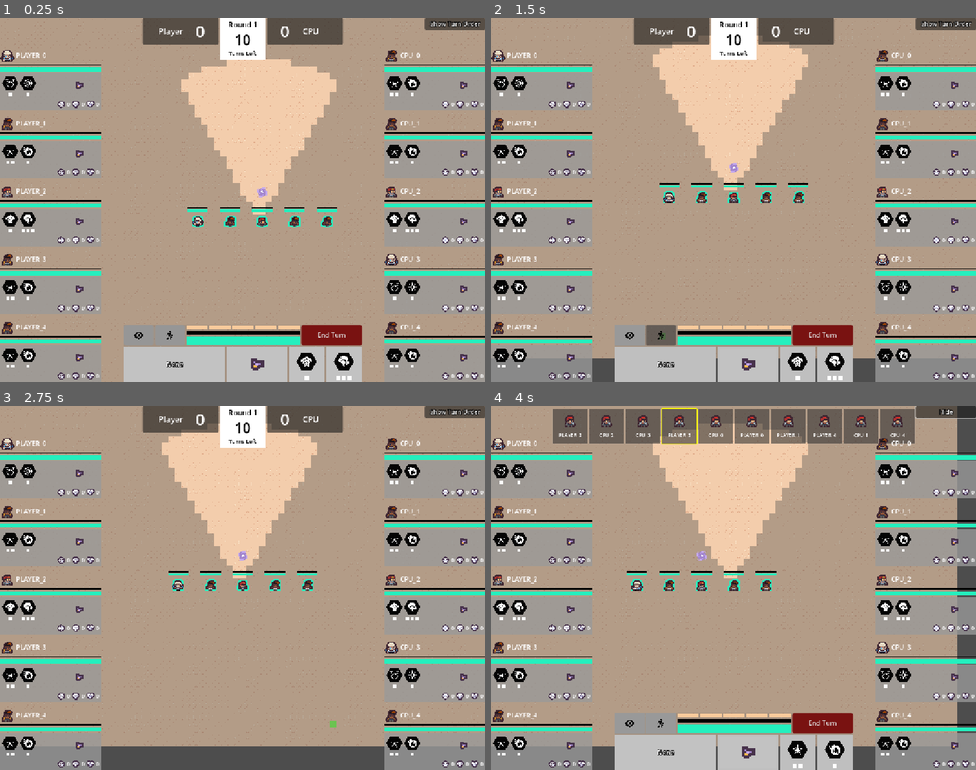
Above: before the commit, frames 1-4 (two rows, left to right).
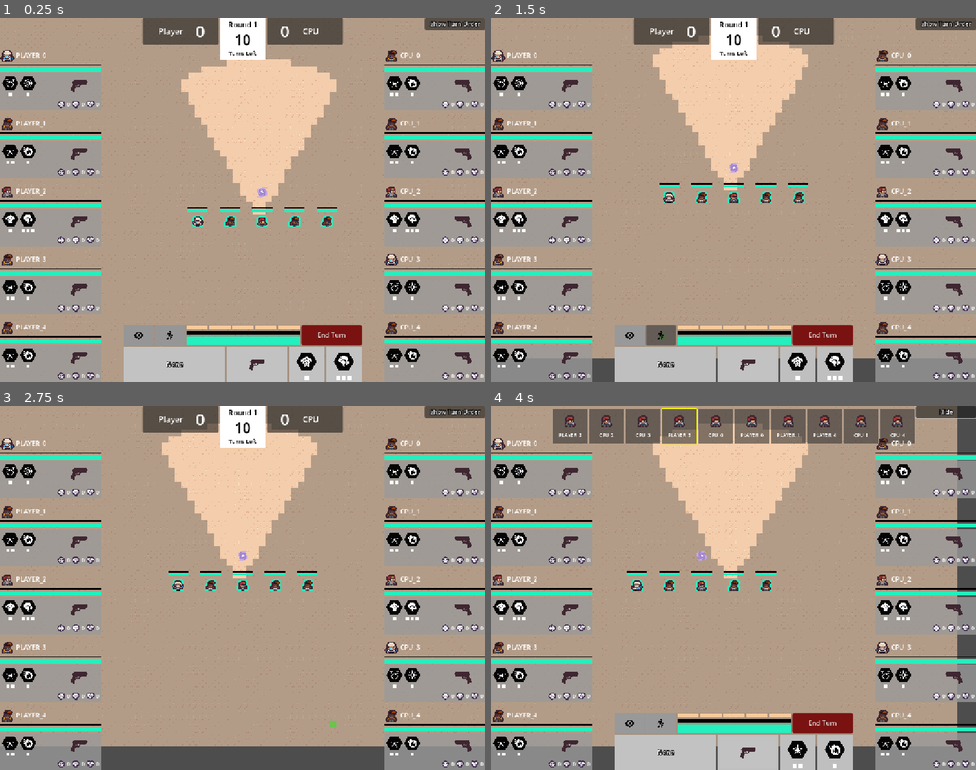
Above: after the commit, the same moments.

Repository: david8zhang/valorant-team-manager-godot
Game: Godot game, scene res://scenes/GameRound.tscn
Same seed, same stepped clock (60 frames per second), same inputs: the game is played once before the commit and once after it.
Inputs (mouse positions are in pixels of both pictures, inside the frame that each line leads up to):
- Up to frame 1 (0.25 s): no input
- Up to frame 2 (1.5 s): click (626, 334) at 0.5 s; click (660, 334) at 1.25 s
- Up to frame 3 (2.75 s): click "End Turn" at 2 s
- Up to frame 4 (4 s): click "Show Turn Order" at 2.75 s; click "None" at 3.5 s

The runs differ from the first frame. In frame 1, 0.7% of the frame differs, in the area x 14-98%, y 17-97%; in frame 2, 0.7%; in frame 3, 0.7%; in frame 4, 0.7%.

Commit message:
insert in-game, in-menu weapon textures

Diff:
--- a/codebase/prefabs/ActionMenuWeapon.tscn
+++ b/codebase/prefabs/ActionMenuWeapon.tscn
@@ -54,7 +54,7 @@
 grow_vertical = 2
 texture = ExtResource("1_4dbdy")
 expand_mode = 1
-stretch_mode = 5
+stretch_mode = 3
 
 [node name="NoWeaponLabel" type="Label" parent="."]
 visible = false
--- a/codebase/prefabs/BattlePreview.tscn
+++ b/codebase/prefabs/BattlePreview.tscn
@@ -6,8 +6,7 @@
 [ext_resource type="StyleBox" uid="uid://dg87xambkxjlc" path="res://prefabs/HealthBG.tres" id="3_54uy7"]
 [ext_resource type="StyleBox" uid="uid://dy7sneapy3v78" path="res://prefabs/HealthFill.tres" id="4_vf6mc"]
 [ext_resource type="StyleBox" uid="uid://cy5g0kjs21b00" path="res://prefabs/ShieldFill.tres" id="5_5lld8"]
-[ext_resource type="Texture2D" uid="uid://bw87xas1a5usf" path="res://assets/placeholder/vandal_ingame.png" id="6_vf6mc"]
-[ext_resource type="Texture2D" uid="uid://ce26fvykqb5iq" path="res://assets/placeholder/pistol_ingame.png" id="7_5lld8"]
+[ext_resource type="Texture2D" uid="uid://f8qo58ck2fil" path="res://assets/weapons/ghost.png" id="7_vf6mc"]
 
 [node name="BattlePreview" type="PanelContainer"]
 custom_minimum_size = Vector2(200, 100)
@@ -41,6 +40,7 @@
 size_flags_horizontal = 3
 theme_override_font_sizes/font_size = 15
 text = "Player 1"
+horizontal_alignment = 1
 uppercase = true
 
 [node name="DefenderName" type="Label" parent="MarginContainer/VBoxContainer/NameLabels"]
@@ -48,7 +48,7 @@
 size_flags_horizontal = 3
 theme_override_font_sizes/font_size = 15
 text = "Player 2"
-horizontal_alignment = 2
+horizontal_alignment = 1
 uppercase = true
 
 [node name="HeroPreview" type="HBoxContainer" parent="MarginContainer/VBoxContainer"]
@@ -58,16 +58,17 @@
 [node name="Attacker" type="TextureRect" parent="MarginContainer/VBoxContainer/HeroPreview"]
 custom_minimum_size = Vector2(50, 50)
 layout_mode = 2
+size_flags_horizontal = 3
 texture = ExtResource("3_5lld8")
 stretch_mode = 5
 
 [node name="Control" type="Control" parent="MarginContainer/VBoxContainer/HeroPreview"]
 layout_mode = 2
-size_flags_horizontal = 3
 
 [node name="Defender" type="TextureRect" parent="MarginContainer/VBoxContainer/HeroPreview"]
 custom_minimum_size = Vector2(50, 50)
 layout_mode = 2
+size_flags_horizontal = 3
 texture = ExtResource("3_5lld8")
 stretch_mode = 5
 flip_h = true
@@ -82,6 +83,7 @@
 
 [node name="AttackerStats" type="VBoxContainer" parent="MarginContainer/VBoxContainer/HealthPreview"]
 layout_mode = 2
+size_flags_horizontal = 3
 
 [node name="AttackerShields" type="ProgressBar" parent="MarginContainer/VBoxContainer/HealthPreview/AttackerStats"]
 custom_minimum_size = Vector2(100, 5)
@@ -127,10 +129,10 @@
 alignment = 1
 
 [node name="AttackerWeapon" type="TextureRect" parent="MarginContainer/VBoxContainer/WeaponPreview"]
-custom_minimum_size = Vector2(75, 50)
+custom_minimum_size = Vector2(125, 75)
 layout_mode = 2
-texture = ExtResource("6_vf6mc")
-expand_mode = 4
+size_flags_vertical = 4
+texture = ExtResource("7_vf6mc")
 stretch_mode = 5
 
 [node name="Control" type="Control" parent="MarginContainer/VBoxContainer/WeaponPreview"]
@@ -138,11 +140,10 @@
 size_flags_horizontal = 3
 
 [node name="DefenderWeapon" type="TextureRect" parent="MarginContainer/VBoxContainer/WeaponPreview"]
-custom_minimum_size = Vector2(75, 50)
+custom_minimum_size = Vector2(125, 75)
 layout_mode = 2
 size_flags_vertical = 4
-texture = ExtResource("7_5lld8")
-expand_mode = 4
+texture = ExtResource("7_vf6mc")
 stretch_mode = 5
 flip_h = true
 
--- a/codebase/prefabs/GunBuyMenuOption.tscn
+++ b/codebase/prefabs/GunBuyMenuOption.tscn
@@ -50,7 +50,6 @@
 texture = ExtResource("1_3ub3c")
 expand_mode = 3
 stretch_mode = 5
-flip_h = true
 
 [node name="HBoxContainer" type="HBoxContainer" parent="MarginContainer/VBoxContainer"]
 layout_mode = 2
--- a/codebase/resources/weapons/Classic.tres
+++ b/codebase/resources/weapons/Classic.tres
@@ -1,7 +1,8 @@
-[gd_resource type="Resource" script_class="WeaponStats" load_steps=3 format=3 uid="uid://epm7vu8jkk5n"]
+[gd_resource type="Resource" script_class="WeaponStats" load_steps=4 format=3 uid="uid://epm7vu8jkk5n"]
 
 [ext_resource type="Script" uid="uid://c72xoo8v4uyhs" path="res://scripts/WeaponStats.gd" id="1_i1gso"]
-[ext_resource type="Texture2D" uid="uid://ce26fvykqb5iq" path="res://assets/placeholder/pistol_ingame.png" id="2_uqp4d"]
+[ext_resource type="Texture2D" uid="uid://df5dnnjx3u1ec" path="res://assets/weapons/classic-ingame.png" id="2_i1gso"]
+[ext_resource type="Texture2D" uid="uid://bmpvy403dy2jl" path="res://assets/weapons/classic-icon.png" id="2_uqp4d"]
 
 [resource]
 script = ExtResource("1_i1gso")
@@ -9,8 +10,8 @@
 headshot_damage = 78
 max_ammo = 36
 cost = 0
-texture = ExtResource("2_uqp4d")
+in_game_texture = ExtResource("2_i1gso")
+in_menu_texture = ExtResource("2_uqp4d")
 weapon_type = 1
 weapon_name = 1
 weapon_fire_rate = 0
-metadata/_custom_type_script = "uid://c72xoo8v4uyhs"
--- a/codebase/scripts/ActionMenuWeapon.gd
+++ b/codebase/scripts/ActionMenuWeapon.gd
@@ -15,5 +15,5 @@
         ammo_meter.value = weapon.curr_ammo
         ammo_meter.max_value = weapon.max_ammo
         texture_rect.show()
-        texture_rect.texture = weapon.weapon_stats.texture
+        texture_rect.texture = weapon.weapon_stats.in_menu_texture
         no_weapon_label.hide()
--- a/codebase/scripts/Agent.gd
+++ b/codebase/scripts/Agent.gd
@@ -177,7 +177,7 @@
 	var angle = rad_to_deg((enemy_to_attack_pos - selected_agent_pos).angle())
 
 	assert(weapon_to_attack_with != null, "Weapon to attack with is null!")
-	weapon_sprite.texture = weapon_to_attack_with.weapon_stats.texture
+	weapon_sprite.texture = weapon_to_attack_with.weapon_stats.in_game_texture
 	weapon_sprite.show()
 	weapon_sprite.rotation_degrees = angle
 	weapon_sprite.flip_v = weapon_sprite.rotation_degrees <= -90 and weapon_sprite.rotation_degrees >= -270 or \
--- a/codebase/scripts/AgentBuyMenu.gd
+++ b/codebase/scripts/AgentBuyMenu.gd
@@ -33,7 +33,7 @@
 	elif agent.sidearm_weapon != null:
 		weapon_stats = agent.sidearm_weapon.weapon_stats
 	if weapon_stats != null:
-		weapon_sprite.texture = weapon_stats.texture
+		weapon_sprite.texture = weapon_stats.in_menu_texture
 
 	# Show if agent has shields or not
 	var alpha = 1 if agent.shield_bar.value == Agent.MAX_SHIELDS else 0
--- a/codebase/scripts/AgentStatus.gd
+++ b/codebase/scripts/AgentStatus.gd
@@ -30,9 +30,10 @@
 		death_count.text = str(agent_game_stat.death_count)
 		assist_count.text = str(agent_game_stat.assist_count)
 		if agent.primary_weapon != null:
-			weapon_texture.texture = agent.primary_weapon.weapon_stats.texture
+			weapon_texture.texture = agent.primary_weapon.weapon_stats.in_menu_texture
 		else:
-			weapon_texture.texture = agent.sidearm_weapon.weapon_stats.texture
+			weapon_texture.texture = agent.sidearm_weapon.weapon_stats.in_menu_texture
+		weapon_texture.flip_h = agent.curr_side == GameRound.Side.CPU
 		ability_1_texture.texture = agent.agent_stats.ability_1.ability_texture
 		ability_2_texture.texture = agent.agent_stats.ability_2.ability_texture
 		for c in ability_1_charges_container.get_children():
--- a/codebase/scripts/BattlePreview.gd
+++ b/codebase/scripts/BattlePreview.gd
@@ -26,8 +26,8 @@
 	attacker_health.value = attacker.health_bar.value
 	defender_shields.value = defender.shield_bar.value
 	defender_health.value = defender.health_bar.value
-	attacker_weapon.texture = weapon_to_attack_with.weapon_stats.texture
+	attacker_weapon.texture = weapon_to_attack_with.weapon_stats.in_menu_texture
 	if defender.primary_weapon:
-		defender_weapon.texture = defender.primary_weapon.weapon_stats.texture
+		defender_weapon.texture = defender.primary_weapon.weapon_stats.in_menu_texture
 	else:
-		defender_weapon.texture = defender.sidearm_weapon.weapon_stats.texture
+		defender_weapon.texture = defender.sidearm_weapon.weapon_stats.in_menu_texture
--- a/codebase/scripts/WeaponStats.gd
+++ b/codebase/scripts/WeaponStats.gd
@@ -26,7 +26,8 @@
 @export var headshot_damage := 0
 @export var max_ammo := 0
 @export var cost := 0
-@export var texture: Texture
+@export var in_game_texture: Texture
+@export var in_menu_texture: Texture
 @export var weapon_type: WeaponType
 @export var weapon_name: WeaponNames
 @export var weapon_fire_rate: WeaponFireRate
Binary file changed: codebase/assets/placeholder/pistol_ingame.png
Binary file changed: codebase/assets/weapons/classic-icon.png
Binary file added: codebase/assets/weapons/classic-ingame.png
Not shown, changed: codebase/assets/weapons/classic-ingame.png.import
Binary file changed: codebase/assets/weapons/frenzy-icon.png
Not shown, changed: codebase/assets/weapons/frenzy-icon.png.import
Binary file changed: codebase/assets/weapons/ghost.png
Not shown, changed: codebase/assets/weapons/ghost.png.import
Binary file changed: codebase/assets/weapons/sheriff.png
Not shown, changed: codebase/assets/weapons/sheriff.png.import
Not shown: 2 places in codebase/prefabs/BattlePreview.tscn that only renumber resources
Not shown: 1 places in codebase/prefabs/BuyMenu.tscn that only renumber resources
(and 5 more such lines)
